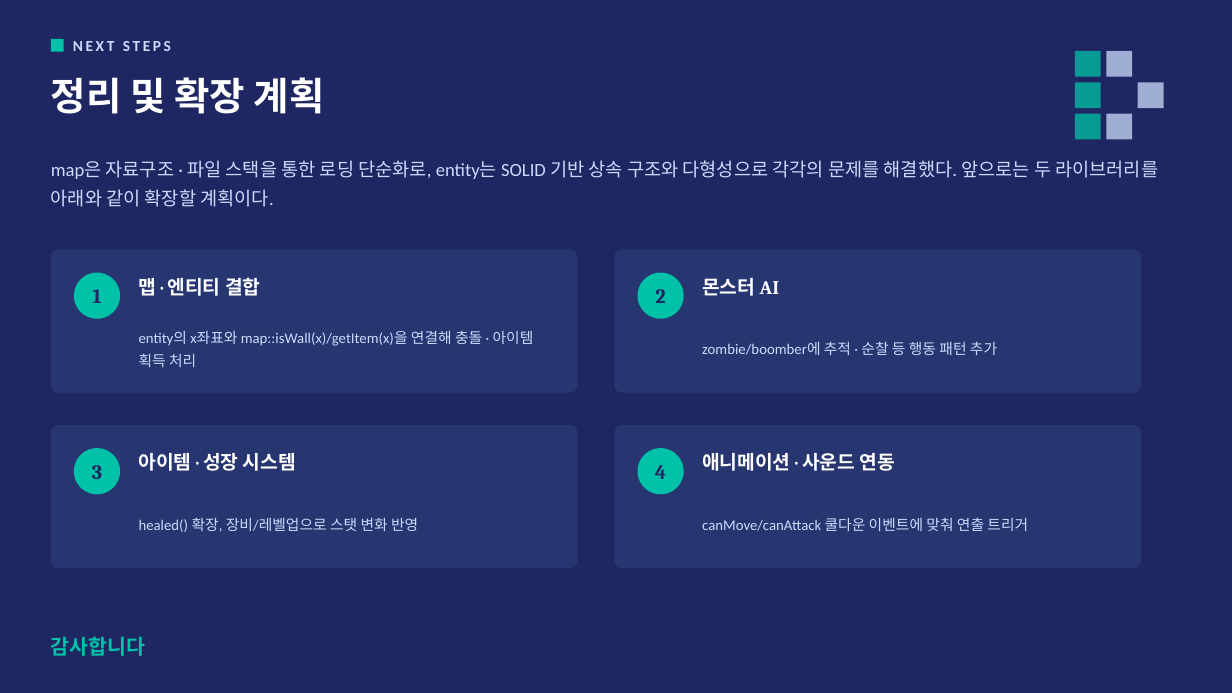
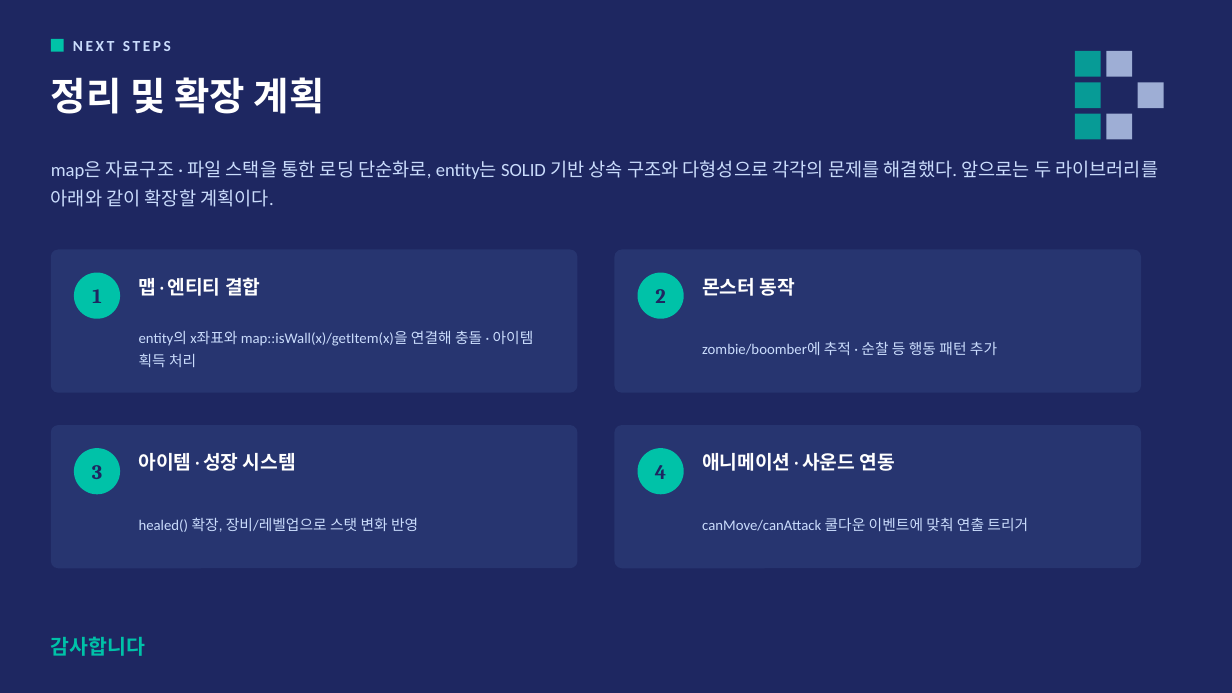
Before and after one commit to mck737338/Robit_intelligence_qt_Project, a slide deck: slide 8 of QT_Project.pptx. Drawn at 1232x693 pixels with LibreOffice and Linux fonts; fonts in the diff are those of the drawing. Boxes give left, top, right and bottom in pixels: in the first picture for what was removed or moved away, otherwise in the second. Text is boxed around its words. In the diff, an @@ line names an element or a change of style, - is before the commit and + after.

```diff
--- a/QT_Project.pptx
+++ b/QT_Project.pptx
@@ text at (x1=702, y1=278, x2=795, y2=296): text changed @@
-몬스터 AI
+몬스터 동작
```
Also in this commit, not shown: 2 other slides changed.
